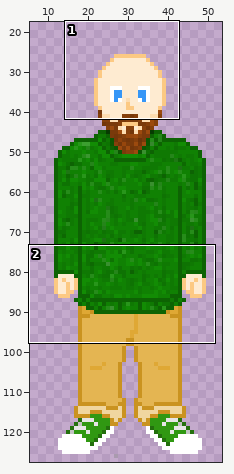
Two versions of one sprite sheet, Teknik2.gmx/sprites/images/spr_costumer_0.png. The first picture is a wide view before the edit; the outline marks the close-up.
Close-up. Before:
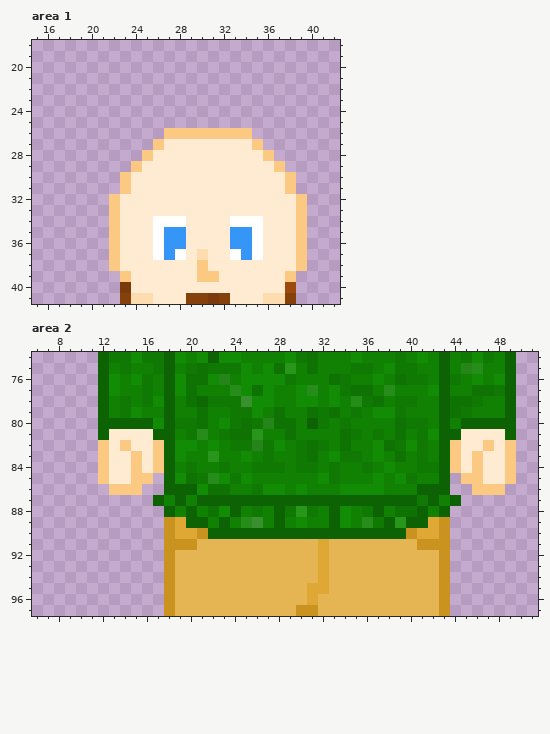
The file is 64x128 pixels. Pixels under 10% opacity are left out. Colours within 5 levels of each other are drawn and written as one. Shown: area 1: x 15..42, y 18..41; area 2: x 6..51, y 74..97. The wide view leaves out empty margins.
Once edited:
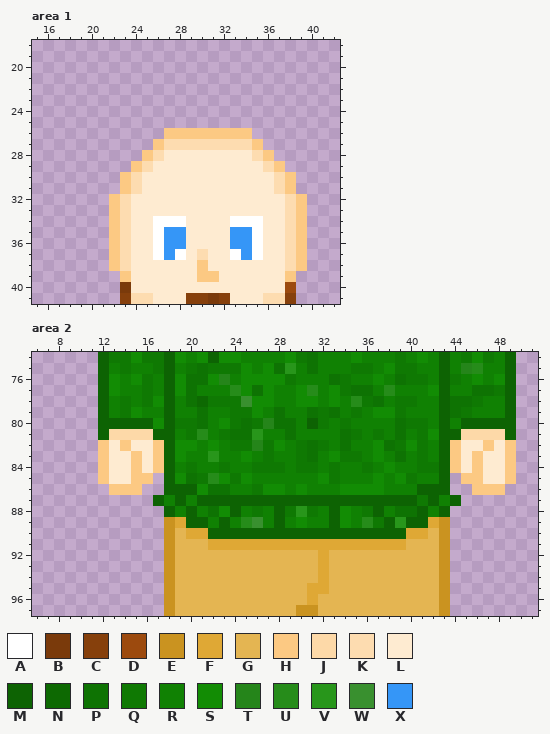
Palette (. is transparent): A #ffffff  B #7a3a0b  C #86400c  D #9c4a0e  E #ca9320  F #dfa835  G #e4b552  H #fcc983  J #fdd9a8  K #fddcb0  L #feebd1  M #0d6303  N #0d6902  P #0e7303  Q #0f7903  R #108103  S #128c04  T #25851a  U #268c1a  V #28961b  W #39902f  X #3596f7
Changes in this commit:
Area 1:
y 27: x 27..34 LLLLLLLL -> KKKKKKKK
y 28: x 26 L -> K; x 35 L -> K
y 29: x 25 L -> K; x 36 L -> K
y 30..31: x 24 L -> K; x 37 L -> K
y 32..38: x 23 L -> K; x 38 L -> K
Area 2:
y 81: x 13..16 LLLL -> JJJJ; x 45..48 LLLL -> JJJJ
y 90: x 19 F -> G; x 21 E -> F; x 40 E -> F; x 42 F -> G
y 91: x 19..20 EE -> GG; x 22..31 GGGGGGGGGG -> FFFFFFFFFF; x 33..39 GGGGGGG -> FFFFFFF; x 41..42 EE -> GG
